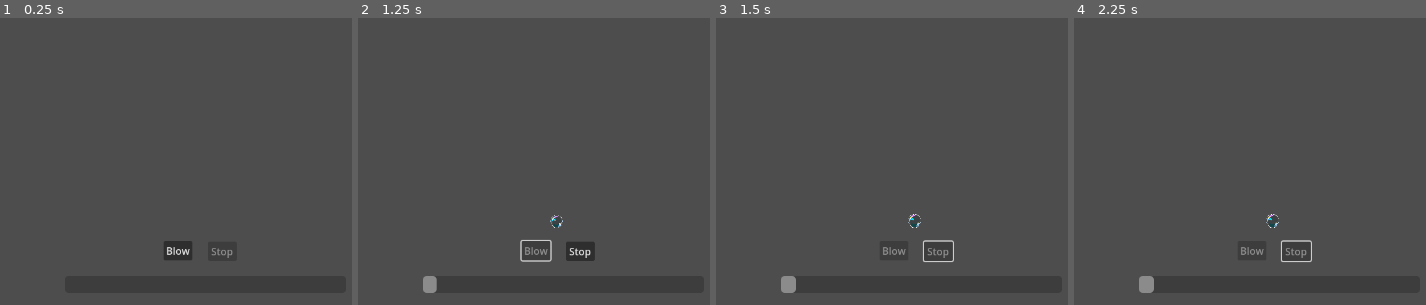
Above: before the commit, frames 1-4 (left to right).
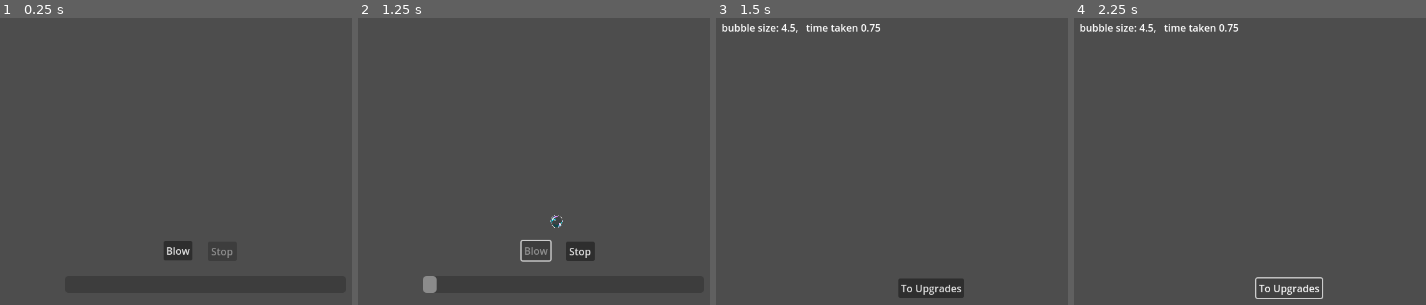
Above: after the commit, the same moments.

Repository: Topech/gamejam2025
Game: Godot game, scene res://round.tscn
The game is run twice, just before and just after one commit, with the same random seed, the same clock (stepped at 60 frames per second) and the same inputs. This scene is started directly instead of the project's main scene.
Inputs (mouse positions are in pixels of both pictures, inside the frame that each line leads up to):
- Up to frame 1 (0.25 s): no input
- Up to frame 2 (1.25 s): click "Blow" at 0.5 s
- Up to frame 3 (1.5 s): click "Stop" at 1.25 s
- Up to frame 4 (2.25 s): click (1288, 287) at 2 s, where only the run after the commit has a clickable "To Upgrades"

Frames 1-2 are identical in both runs. In frame 3, 1.7% of the frame differs, in the area x 1-71%, y 2-98%; in frame 4, 1.7%.

Commit message:
basic round scoreboard

Diff:
--- /dev/null
+++ b/global.gd
@@ -0,0 +1,20 @@
+extends Node
+
+@export var player_money: int = 0  # Initialize with starting amount
+@export var round_metrics: MetricStruct = null
+
+func add_money(amount: int) -> void:
+	player_money += amount
+
+
+
+func spend_money(amount: int) -> bool:
+	if player_money >= amount:
+		player_money -= amount
+		return true
+	return false
+
+
+
+func get_money() -> int:
+	return player_money
--- a/metric_struct.gd
+++ b/metric_struct.gd
@@ -1,3 +1,5 @@
+extends Resource
+
 class_name MetricStruct
 
 
--- a/project.godot
+++ b/project.godot
@@ -15,6 +15,10 @@
 config/features=PackedStringArray("4.3", "Forward Plus")
 config/icon="res://icon.svg"
 
+[autoload]
+
+Global="*res://global.gd"
+
 [display]
 
 window/size/viewport_width=1280
--- a/round.gd
+++ b/round.gd
@@ -99,4 +99,6 @@
 	is_growing = false
 	$StopButton.disabled = true
 	var metrics = MetricStruct.new(growth_time_elapsed, all_growth)
+	Global.round_metrics = metrics
 	emit_signal("stopped", metrics)
+	get_tree().change_scene_to_file("res://round_scoreboard.tscn")
--- /dev/null
+++ b/round_scoreboard.gd
@@ -0,0 +1,14 @@
+extends Control
+
+
+func _ready():
+	var metrics = Global.round_metrics
+	if metrics != null:
+		$RichTextLabel.text = " bubble size: %s,   time taken %s" % [metrics.bubble_size, metrics.time_taken]
+
+
+
+
+func _on_next_button_pressed() -> void:
+	# get_tree().change_scene_to_file("res://upgrades.tscn")
+	pass
--- /dev/null
+++ b/round_scoreboard.tscn
@@ -0,0 +1,29 @@
+[gd_scene load_steps=2 format=3 uid="uid://otsn0t6n3dkd"]
+
+[ext_resource type="Script" path="res://round_scoreboard.gd" id="1_02xr5"]
+
+[node name="RoundScoreboard" type="Control"]
+layout_mode = 3
+anchors_preset = 15
+anchor_right = 1.0
+anchor_bottom = 1.0
+grow_horizontal = 2
+grow_vertical = 2
+script = ExtResource("1_02xr5")
+
+[node name="RichTextLabel" type="RichTextLabel" parent="."]
+layout_mode = 0
+offset_left = 248.0
+offset_top = 183.0
+offset_right = 994.0
+offset_bottom = 538.0
+
+[node name="NextButton" type="Button" parent="."]
+layout_mode = 0
+offset_left = 535.0
+offset_top = 596.0
+offset_right = 640.0
+offset_bottom = 627.0
+text = "To Upgrades"
+
+[connection signal="pressed" from="NextButton" to="." method="_on_next_button_pressed"]
